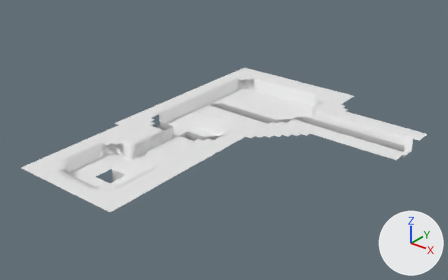
What one commit did to the OBJ model Ods217/Assets/Level_Data/lvl_PirateShip/Meshes/lvl2_PirateElevator2.obj.
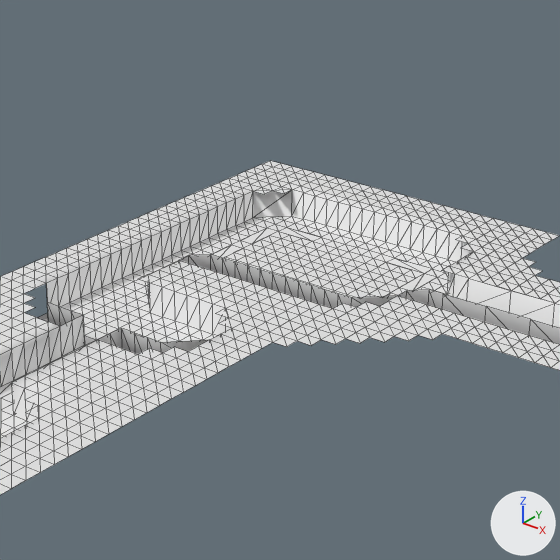
Each version is shown whole from a camera (50 mm lens) standing at (34.2, -80.9, 42.3) and looking at (-18.4, -15.2, 1.5), then close up on the part from 32% to 79% of the width and 2% to 78% of the height. Every picture has the same lights, and +X, +Y and +Z are marked at lower right. The close-ups show mesh edges as thin lines. Where no turn or scale is listed for an object, it has been applied to the vertices. Vertices at the same position are counted once.
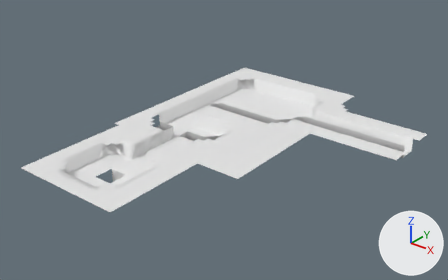
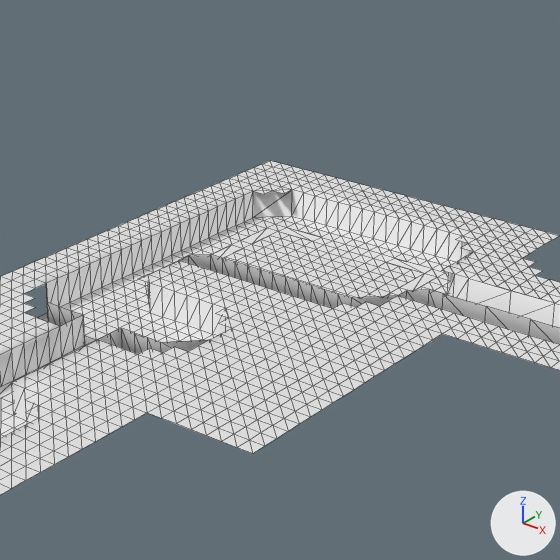
Changed parts and their boxes (x1, y1, x2, y2) in the close-ups (560 x 560 px):
part 1 of me_default, added
    after: (147, 335, 432, 454)

Diff of the bpy script that builds the scene:
```diff
--- a/Ods217/Assets/Level_Data/lvl_PirateShip/Meshes/lvl2_PirateElevator2.obj.py
+++ b/Ods217/Assets/Level_Data/lvl_PirateShip/Meshes/lvl2_PirateElevator2.obj.py
@@ me_default @@
 # used by ob_default; location = (0.0, 0.0, 0.0)
-me_default.from_pydata(...)  # 1506 vertices, 2576 faces; spans x -35.0..5.0, y -40.0..12.0, z -4.0..2.0
+me_default.from_pydata(...)  # 1604 vertices, 2772 faces; spans x -35.0..5.0, y -40.0..12.0, z -4.0..2.0
+# me_default part 1
+# 23 new vertices lie (1.0, -1.0, 0.0) away from vertices in x -16.0..-10.0, y -23.0..-7.0, z 2.0
+# 20 new vertices lie (1.0, -1.0, 0.0) away from vertices in x -15.0..-10.0, y -23.0..-9.0, z 2.0
+# 17 new vertices lie (1.0, -1.0, 0.0) away from vertices in x -14.0..-10.0, y -23.0..-11.0, z 2.0
+# 14 new vertices lie (1.0, -1.0, 0.0) away from vertices in x -13.0..-10.0, y -23.0..-13.0, z 2.0
+# 11 new vertices lie (1.0, -1.0, 0.0) away from vertices in x -12.0..-10.0, y -23.0..-15.0, z 2.0
+# 8 new vertices lie (1.0, -1.0, 0.0) away from vertices in x -11.0..-10.0, y -23.0..-17.0, z 2.0
+# 5 new vertices lie (1.0, 0.0, 0.0) away from vertices in x -10.0, y -24.0..-20.0, z 2.0
+# 196 new faces join them
```
